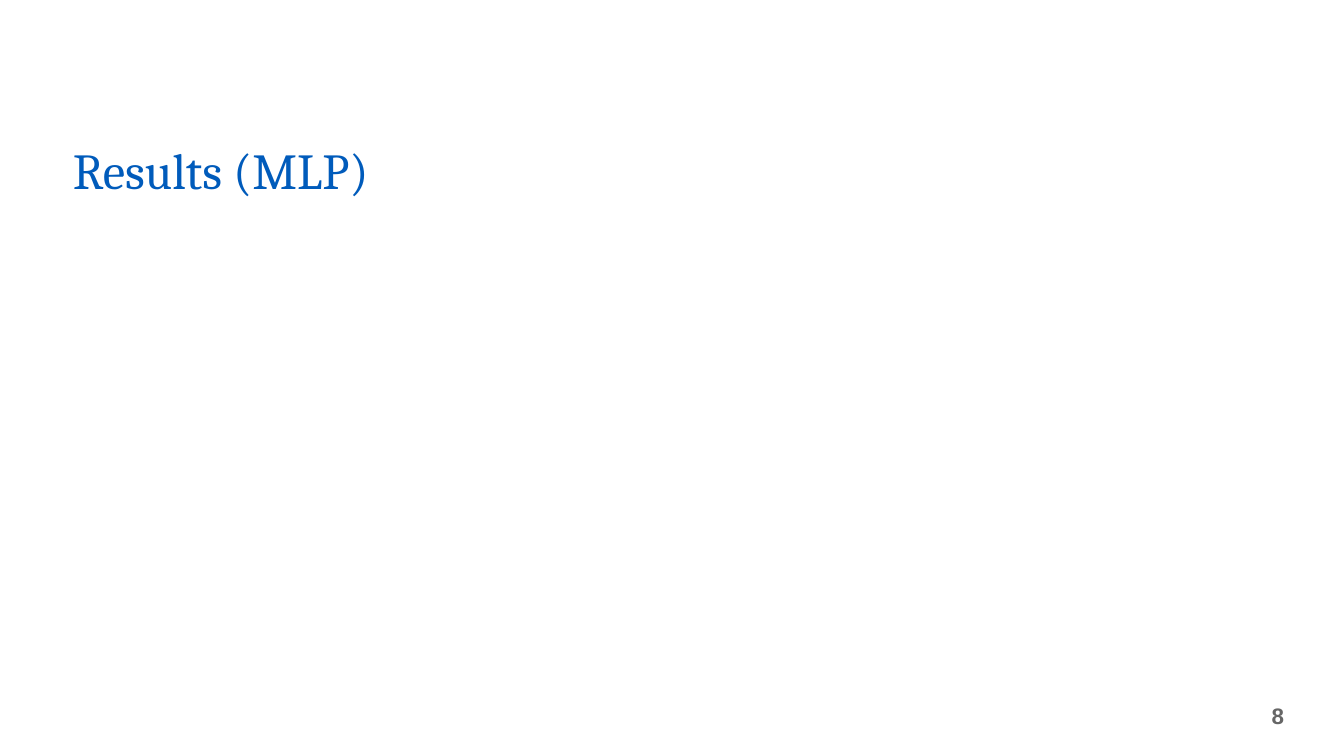
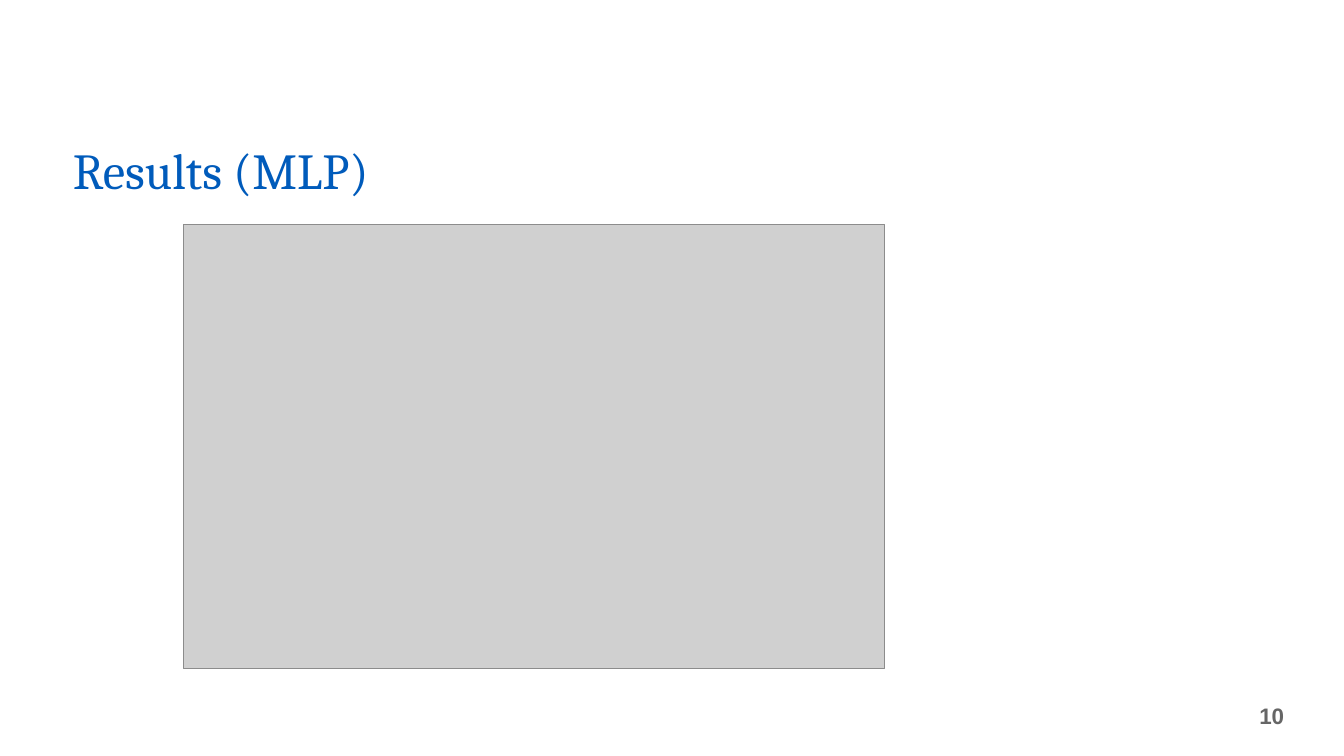
Before and after one commit to braininahat/deep-learning-cse676, a slide deck: slide 10 of Urban Sound Classification.pptx (slide 8 before the commit). Drawn at 1344x756 pixels with LibreOffice and Linux fonts; fonts in the diff are those of the drawing; grey boxes stand for pictures; background and template pictures are left out. Boxes give left, top, right and bottom in pixels: in the first picture for what was removed or moved away, otherwise in the second. Text is boxed around its words. In the diff, an @@ line names an element or a change of style, - is before the commit and + after.

```diff
--- a/Urban Sound Classification.pptx
+++ b/Urban Sound Classification.pptx
@@ picture added at (x1=184, y1=225, x2=885, y2=669) @@
@@ page number at (x1=1259, y1=708, x2=1284, y2=724): text changed @@
-8
+10
```
Also in this commit, not shown: 4 other slides changed.
